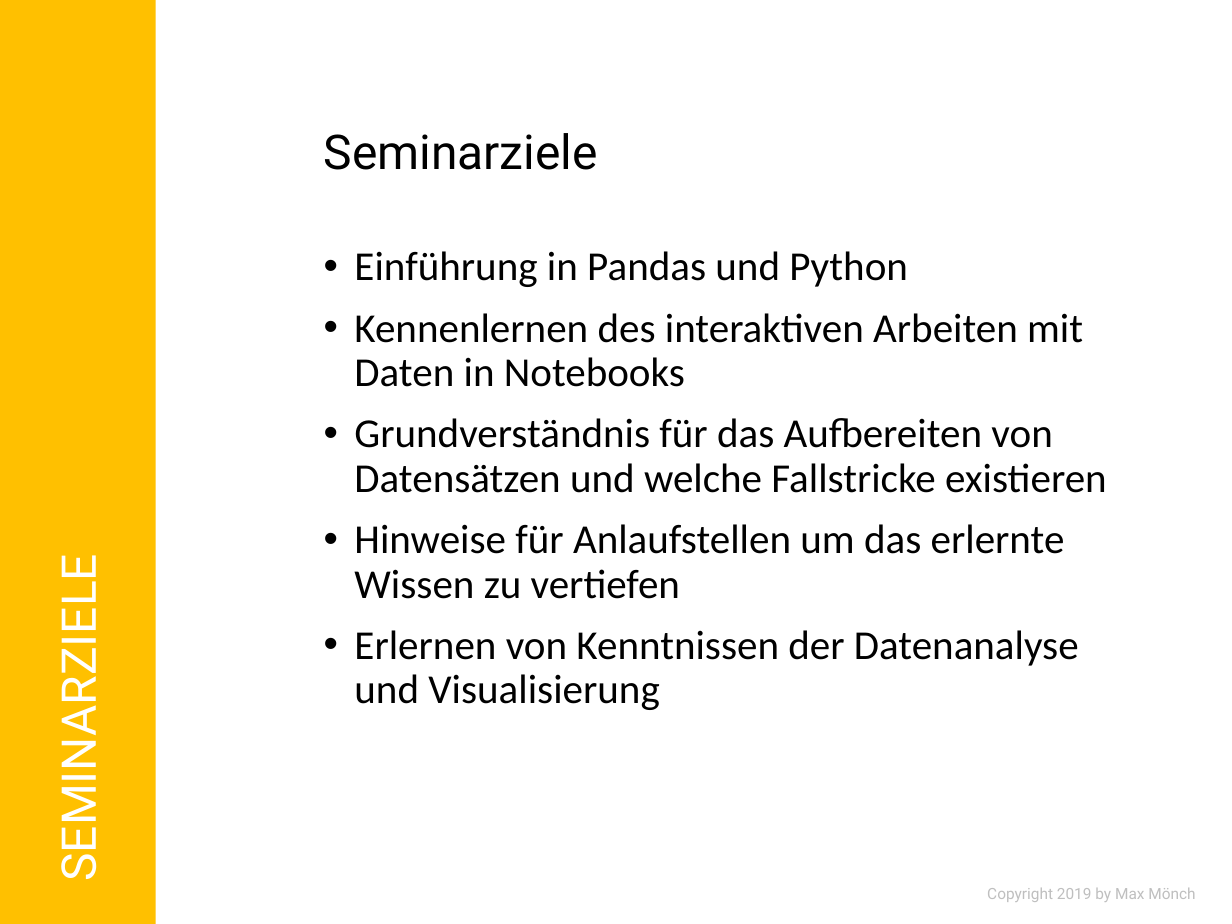
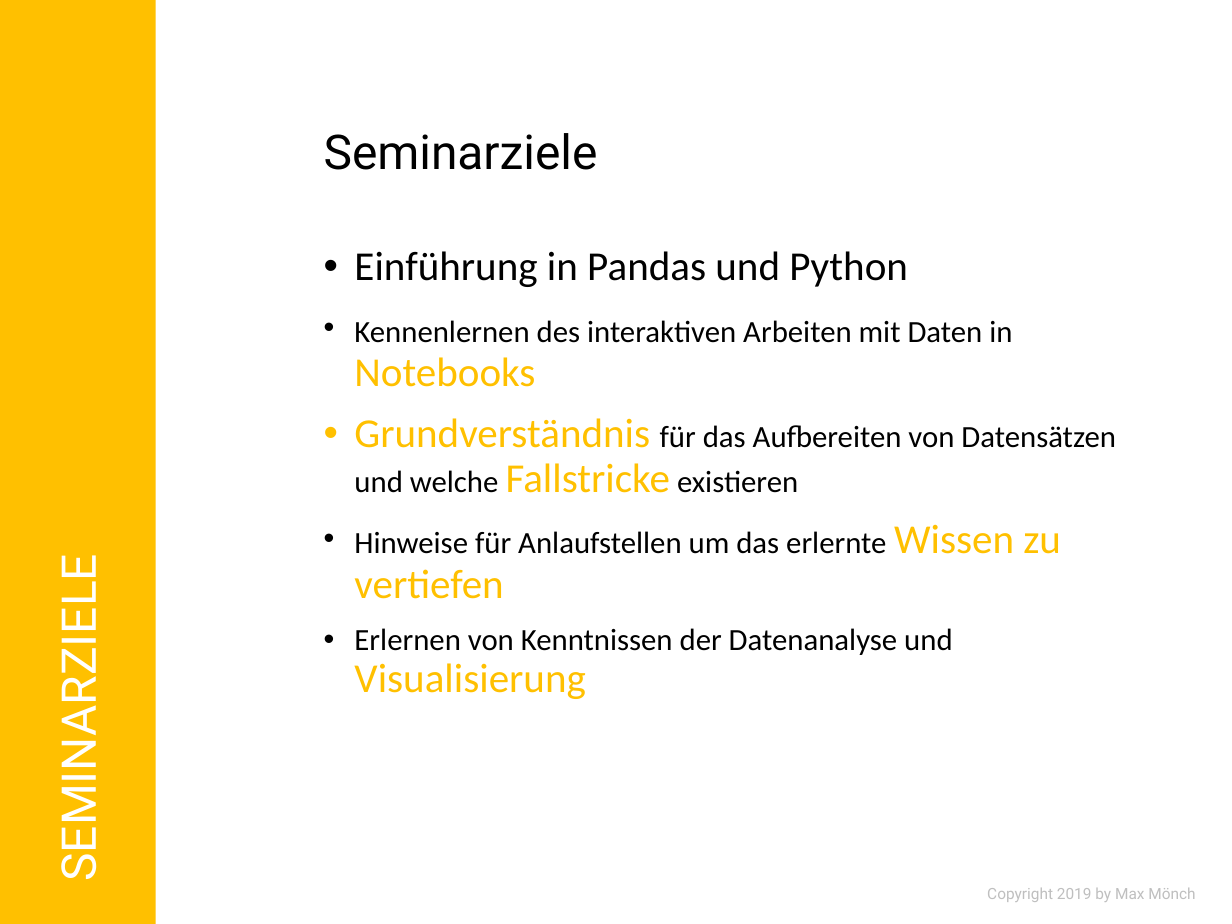
Before and after one commit to MonksterFX/pandas-basic, a slide deck: slide 6 of praesentation/pandas-basic.pptx (slide 5 before the commit). Drawn at 1232x924 pixels with LibreOffice and Linux fonts; fonts in the diff are those of the drawing; background and template pictures are left out. Boxes give left, top, right and bottom in pixels: in the first picture for what was removed or moved away, otherwise in the second. Text is boxed around its words. In the diff, an @@ line names an element or a change of style, - is before the commit and + after.

```diff
--- a/praesentation/pandas-basic.pptx
+++ b/praesentation/pandas-basic.pptx
@@ text at (354, 320, 1116, 699): size 24 to 18 pt in "Kennenlernen des interaktiven Arbeiten mit Daten in", "für das Aufbereiten von Datensätzen und welche ...", "Hinweise für Anlaufstellen um das erlernte", "Erlernen von Kenntnissen der Datenanalyse und"; text colour #000000 to #FFC000 in "Notebooks", "Grundverständnis Fallstricke", "Wissen zu vertiefen", "Visualisierung" @@
```
Also in this commit, not shown: 6 other slides changed, 6 slides added, 11 other files.
